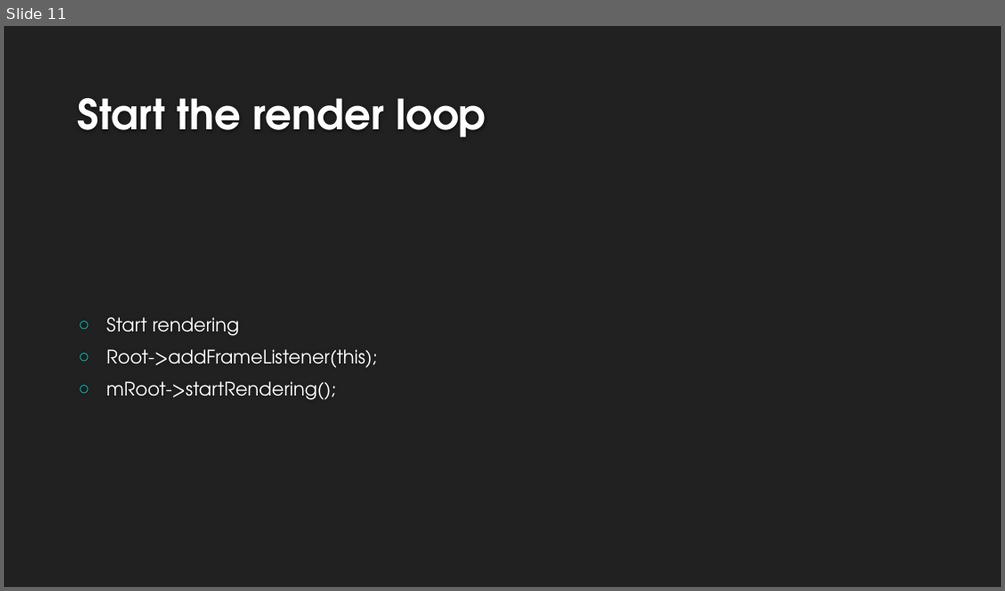
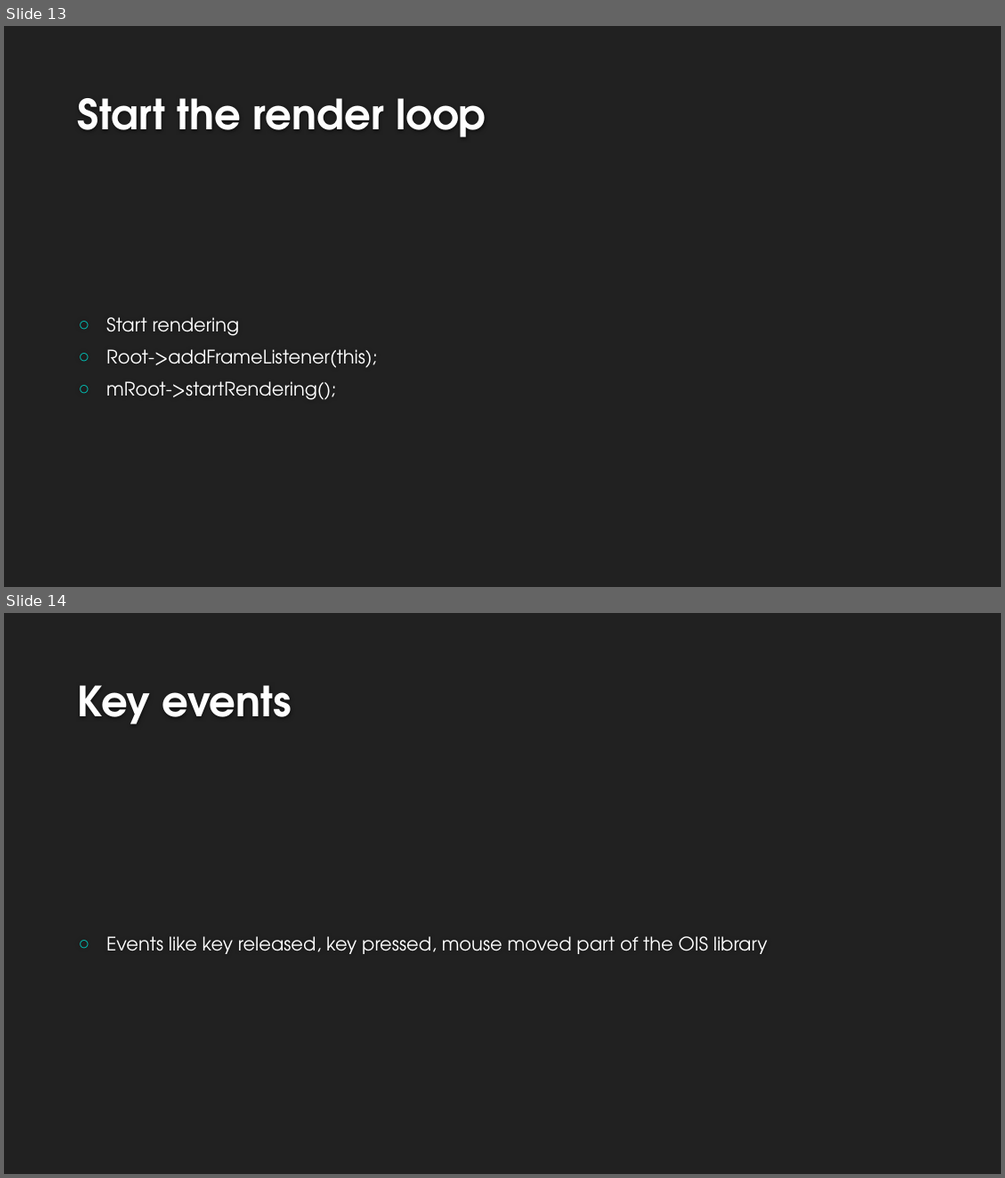
Before and after one commit to sw-eng-2014/BaseApplication, a slide deck: Presentation.pptx. Shown one above the other, each under a label of ours: slide 11 before the commit, slides 13 and 14 after it. The pictures are 1005x591 and 1005x1178 pixels, drawn with LibreOffice and Linux fonts; fonts in the diff are those of the drawing; background and template pictures are left out. Boxes give left, top, right and bottom in pixels: in the first picture for what was removed or moved away, otherwise in the second. Text is boxed around its words. In the diff, an @@ line names an element or a change of style, - is before the commit and + after.

```diff
--- a/Presentation.pptx
+++ b/Presentation.pptx
@@ slide 14 added at <box>4,613,1001,1174</box>, background #212121 @@
@@ title added at <box>78,685,292,724</box>, 40 pt, text #FEFEFE, bold @@
+Key events
@@ text added at <box>106,936,768,954</box>, 18 pt, text #FFFFFF @@
+○ Events like key released, key pressed, mouse moved part of the OIS library
@@ what was slide 11 is now slide 13 @@
```
Also in this commit, not shown: 2 slides changed, 4 other slides added, 30 other files.
